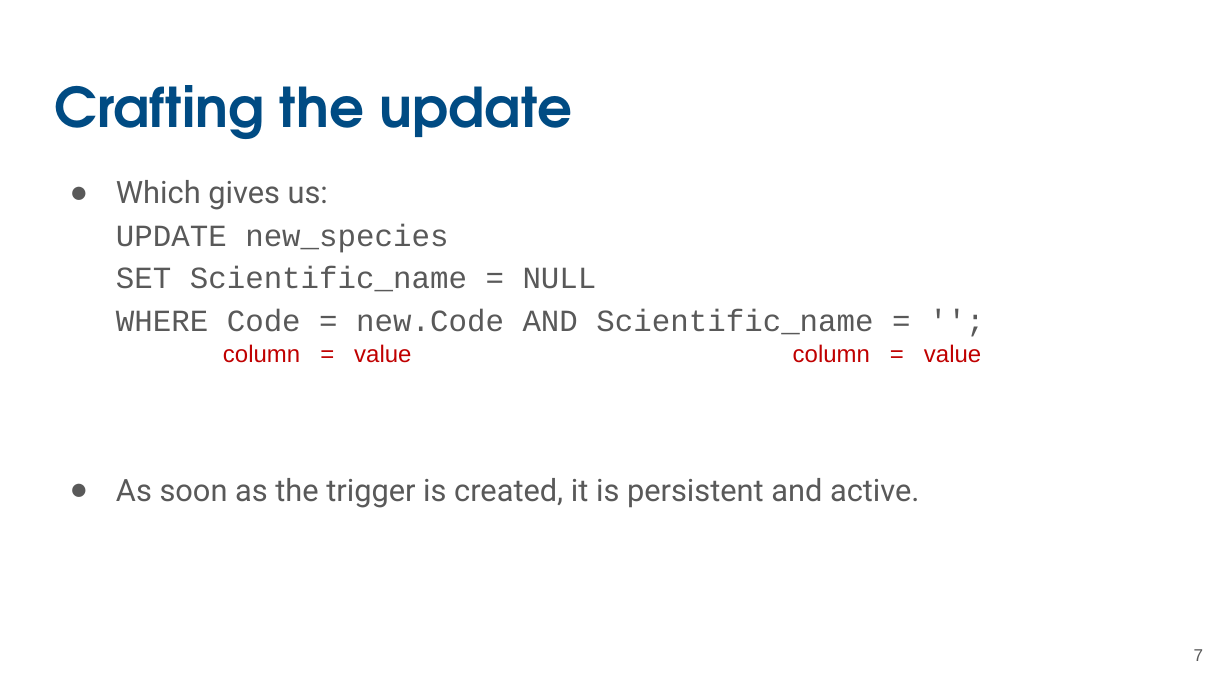
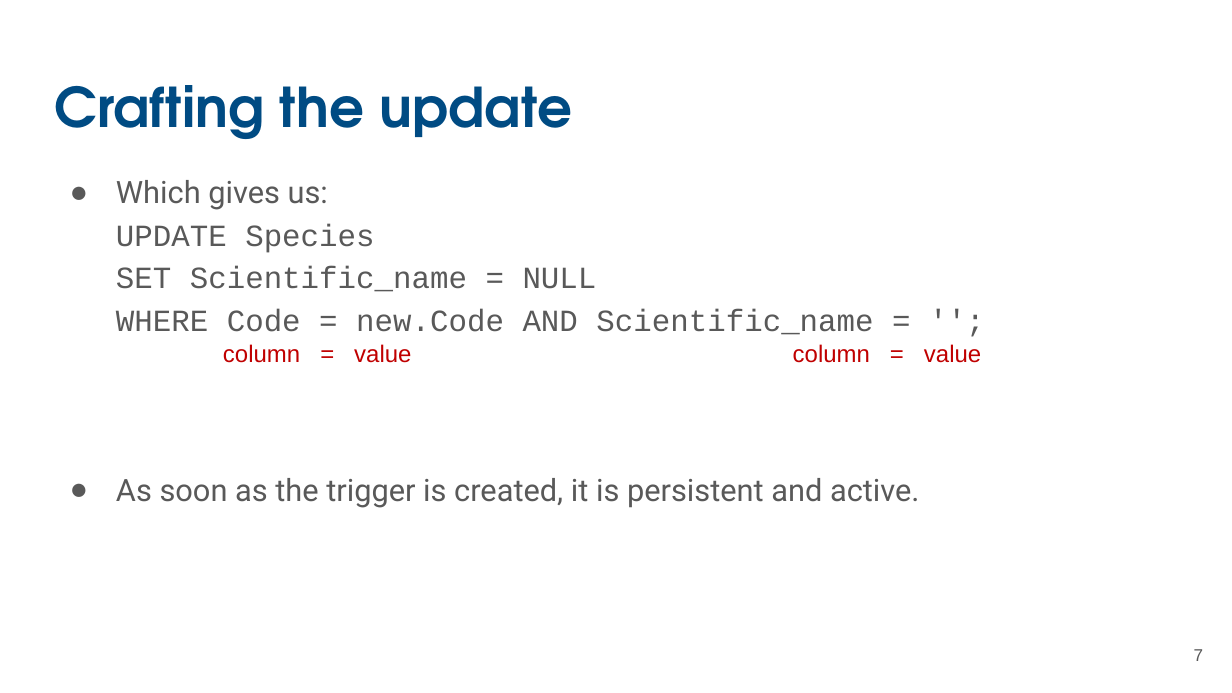
Before and after one commit to UCSB-Library-Research-Data-Services/bren-eds213, a slide deck: slide 7 of modules/week05/slides-05-triggers.pptx. Drawn at 1232x693 pixels with LibreOffice and Linux fonts; fonts in the diff are those of the drawing. Boxes give left, top, right and bottom in pixels: in the first picture for what was removed or moved away, otherwise in the second. Text is boxed around its words. In the diff, an @@ line names an element or a change of style, - is before the commit and + after.

```diff
--- a/modules/week05/slides-05-triggers.pptx
+++ b/modules/week05/slides-05-triggers.pptx
@@ text at box(116, 180, 873, 335): text changed @@
-● Which gives us:
-  UPDATE new_species
-  SET Scientific_name = NULL
-  WHERE Code = new.Code AND Scientific_name = '';
+● Which gives us:
+  UPDATE Species
+  SET Scientific_name = NULL
+  WHERE Code = new.Code AND Scientific_name = '';
```
Also in this commit, not shown: 4 other slides changed.
